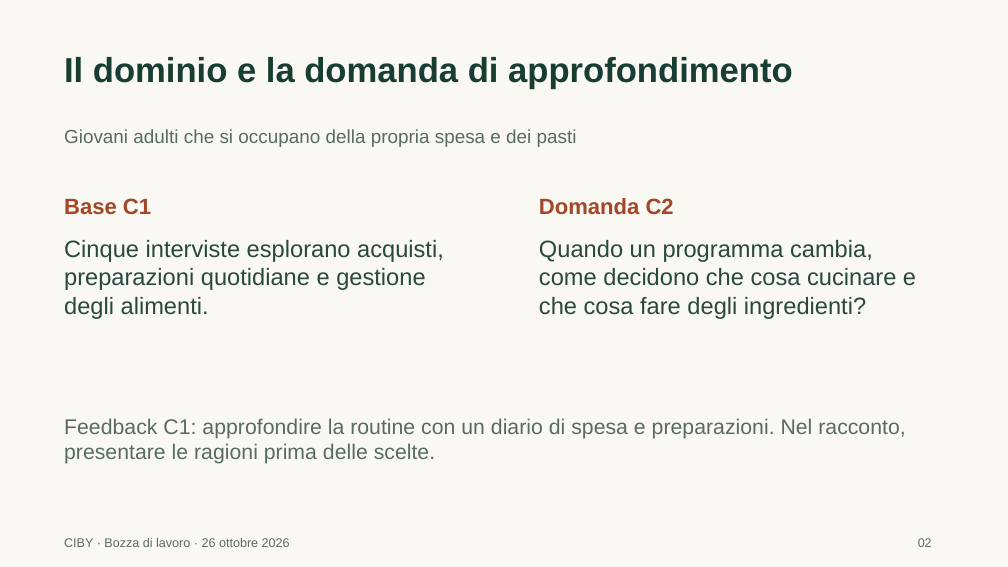
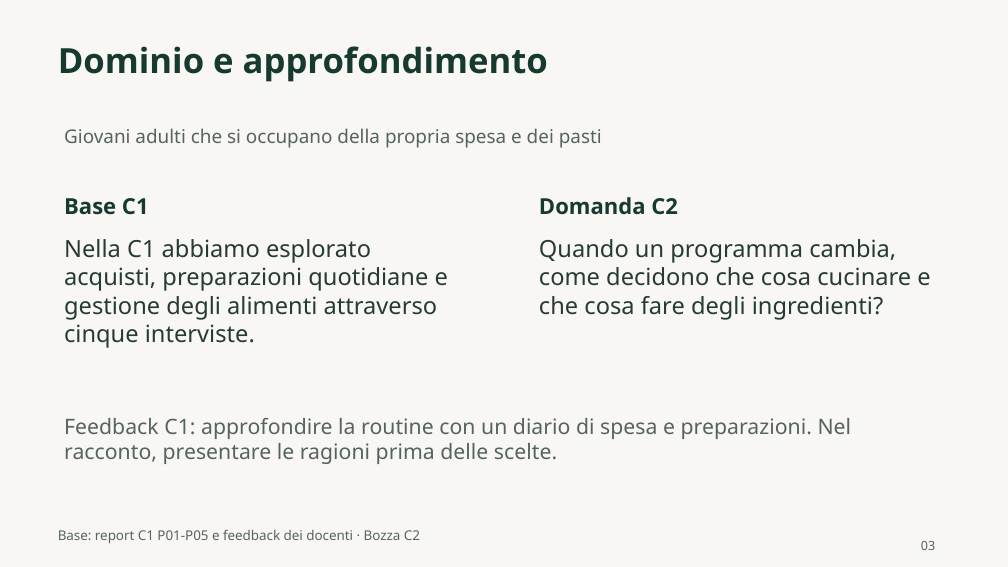
Before and after one commit to andremauroo/CIBY, a slide deck: slide 3 of C2/presentazione/bozza/CIBY-C2-bozza.pptx (slide 2 before the commit). Drawn at 1008x567 pixels with LibreOffice and Linux fonts; fonts in the diff are those of the drawing. Boxes give left, top, right and bottom in pixels: in the first picture for what was removed or moved away, otherwise in the second. Text is boxed around its words. In the diff, an @@ line names an element or a change of style, - is before the commit and + after.

Commit message:
C2: integra motivazione di CIBY, contributi e materiali di chiusura

```diff
--- a/C2/presentazione/bozza/CIBY-C2-bozza.pptx
+++ b/C2/presentazione/bozza/CIBY-C2-bozza.pptx
@@ background #FAF8F2 to #F8F7F3 @@
@@ text at box(58, 46, 548, 82): text changed; font Arial to Noto Sans; text colour #183D32 to #173A30 @@
-Il dominio e la domanda di approfondimento
+Dominio e approfondimento
@@ text "Giovani adulti che si occupano ..." at box(64, 128, 602, 148): font Arial to Noto Sans, text colour #586B62 to #56645D @@
@@ text "Base C1" at box(64, 198, 149, 215): font Arial to Noto Sans, text colour #A44628 to #173A30 @@
@@ text "Domanda C2" at box(539, 197, 678, 215): font Arial to Noto Sans, text colour #A44628 to #173A30 @@
@@ text at box(64, 239, 448, 348): text changed; font Arial to Noto Sans; text colour #29483E to #263B34 @@
-Cinque interviste esplorano acquisti, preparazioni quotidiane e gestione degli alimenti.
+Nella C1 abbiamo esplorato acquisti, preparazioni quotidiane e gestione degli alimenti attraverso cinque interviste.
@@ text "Quando un programma cambia, come ..." at box(539, 239, 930, 320): font Arial to Noto Sans, text colour #29483E to #263B34 @@
@@ text "Feedback C1: approfondire la routine ..." at box(64, 418, 852, 464): font Arial to Noto Sans, text colour #586B62 to #56645D @@
@@ text added at box(58, 530, 420, 543), 12.8 pt, text #56645D @@
+Base: report C1 P01-P05 e feedback dei docenti · Bozza C2
@@ text removed at box(64, 538, 290, 547) @@
-CIBY · Bozza di lavoro · 26 ottobre 2026
@@ text removed at box(918, 538, 932, 547) @@
-02
@@ text added at box(921, 541, 935, 550), 12 pt, text #56645D @@
+03
```
Also in this commit, not shown: 15 other slides changed, 10 slides added, 4 slides removed, 34 other files.
